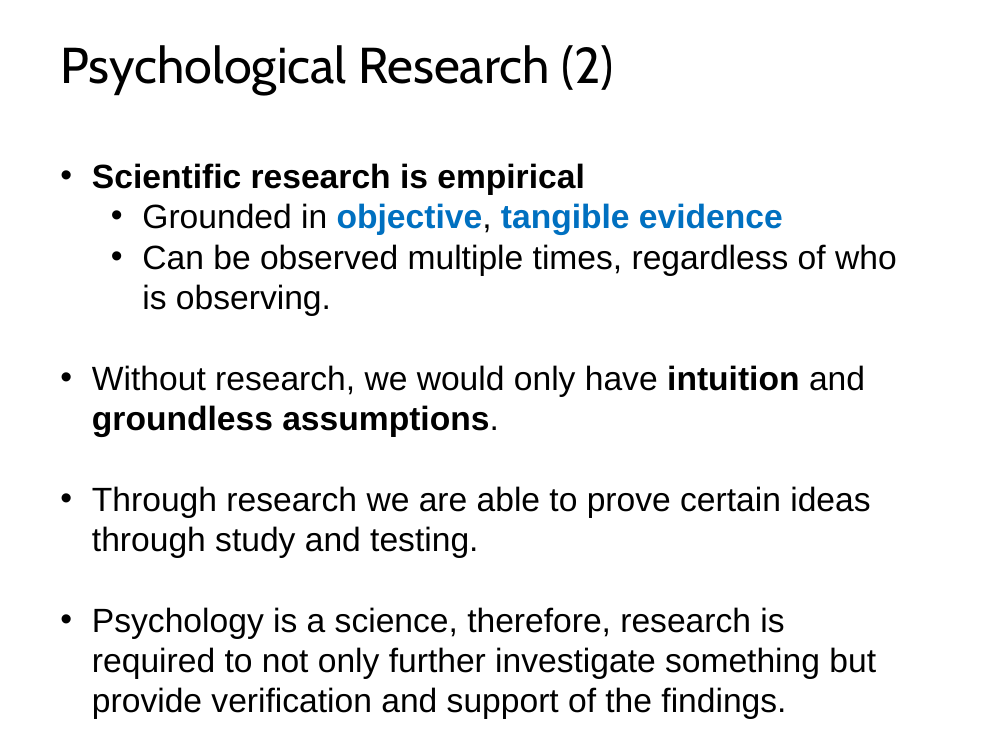
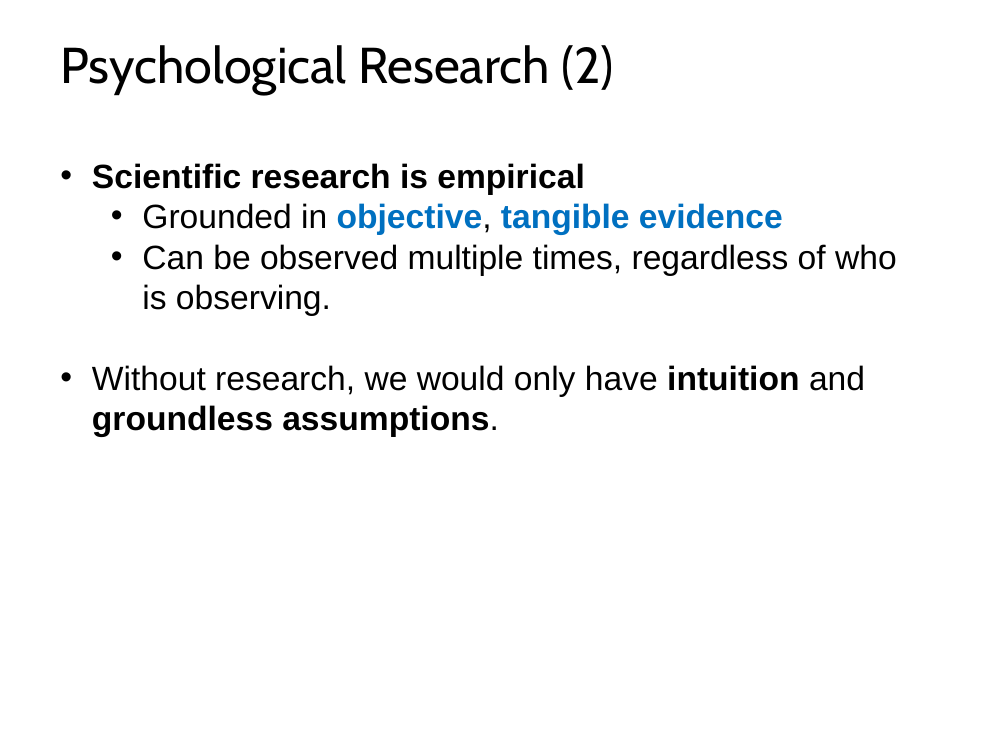
Before and after one commit to npm27/Teaching-Materials, a slide deck: slide 3 of Gen Psych II/Slides/2 Research in Psych.pptx. Drawn at 1008x756 pixels with LibreOffice and Linux fonts; fonts in the diff are those of the drawing. Boxes give left, top, right and bottom in pixels: in the first picture for what was removed or moved away, otherwise in the second. Text is boxed around its words. In the diff, an @@ line names an element or a change of style, - is before the commit and + after.

```diff
--- a/Gen Psych II/Slides/2 Research in Psych.pptx
+++ b/Gen Psych II/Slides/2 Research in Psych.pptx
@@ text at bbox=[92, 486, 876, 719]: paragraphs removed @@
-• Through research we are able to prove certain ideas through study and testing.
-• Psychology is a science, therefore, research is required to not only further investigate something but provide verification and support of the findings.
```
Also in this commit, not shown: 2 slides added.
